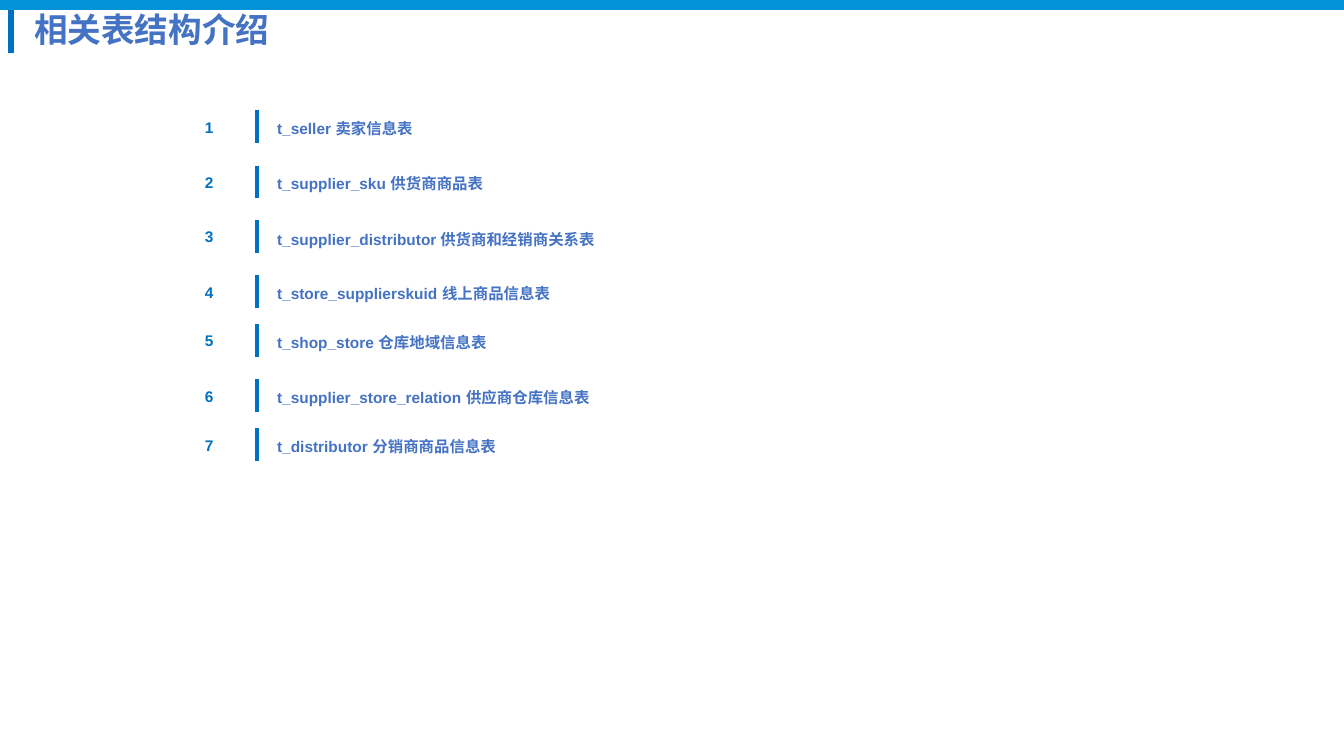
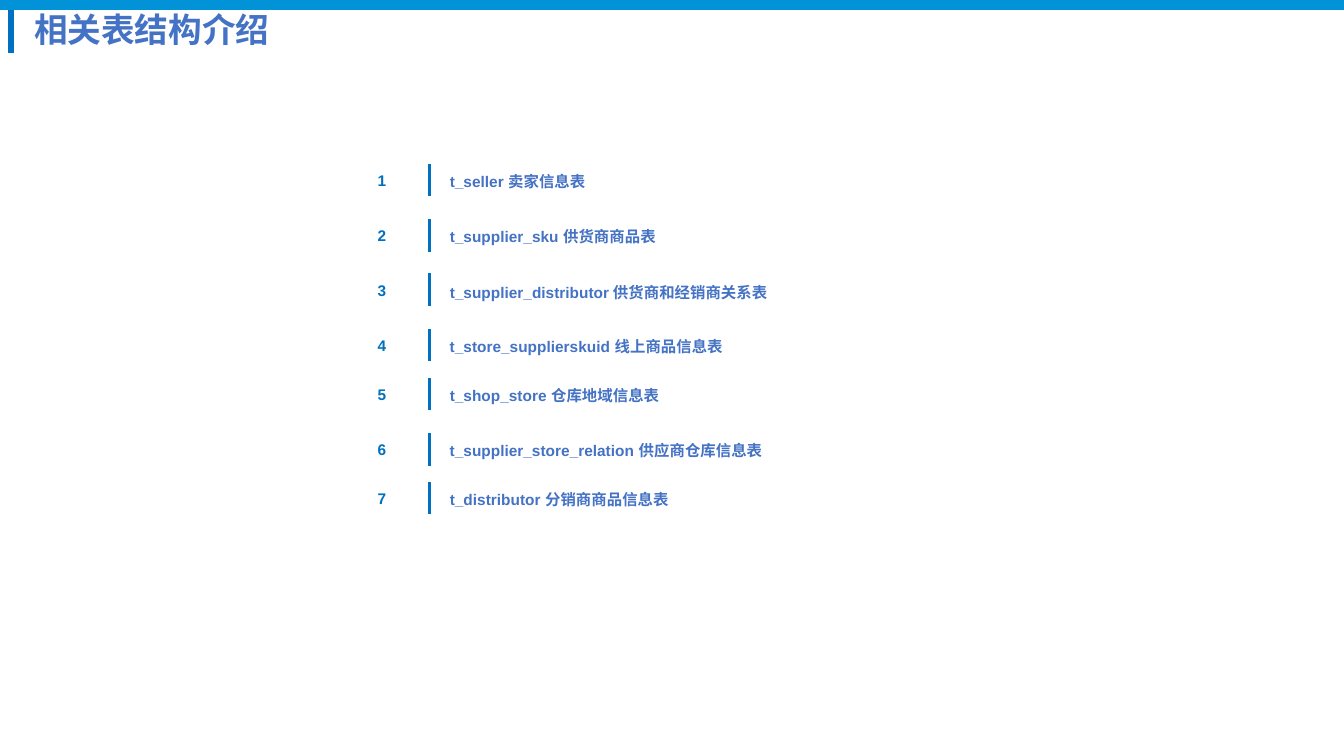
Before and after one commit to xklnew/Go-000, a slide deck: slide 10 of Week01/分销平台商品系统简介.pptx (slide 6 before the commit). Drawn at 1344x756 pixels with LibreOffice and Linux fonts; fonts in the diff are those of the drawing; background and template pictures are left out. Boxes give left, top, right and bottom in pixels: in the first picture for what was removed or moved away, otherwise in the second. Text is boxed around its words. In the diff, an @@ line names an element or a change of style, - is before the commit and + after.

```diff
--- a/Week01/分销平台商品系统简介.pptx
+++ b/Week01/分销平台商品系统简介.pptx
@@ text "1": place and size @@
-text "1" at <box>205,122,214,133</box>
+text "1" at <box>378,175,387,186</box>
@@ 7 texts, 6 rectangles: place and size @@
-7 texts, 6 rectangles at <box>256,111,594,454</box>
+7 texts, 6 rectangles at <box>429,164,767,507</box>
@@ 6 texts: place and size @@
-6 texts at <box>205,177,214,451</box>
+6 texts at <box>378,230,387,504</box>
@@ rectangle: place and size @@
-rectangle at <box>256,430,258,461</box>
+rectangle at <box>429,482,431,513</box>
```
Also in this commit, not shown: 7 other slides changed, 4 slides added, 13 slides removed, 1 other file.
